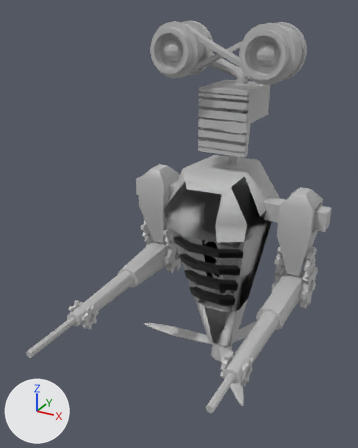
One commit to the FBX model Awesome-GGJ-2014-Game/Assets/Models/Characters/Mecha.fbx: the scene before it, then after it.
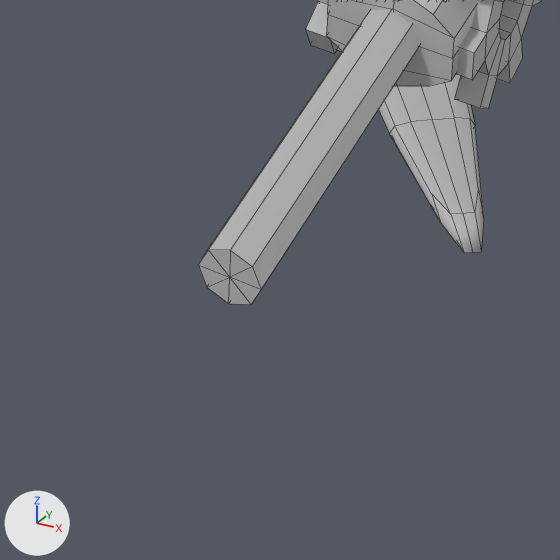
The first picture shows the older version from a 50 mm camera at (0.0781, -0.176, 0.0152) aimed at (-0.0089, -0.0178, -0.0639). The close-ups show both versions on the part from 50% to 71% of the width and 83% to 100% of the height of that picture; other places that the commit changed are outside them. The lights are fixed; the arrows at lower left show +X, +Y and +Z. The close-ups show mesh edges as thin lines. Where no turn or scale is listed for an object, it has been applied to the vertices.

The first close-up shows 'arm3.001', 'polySurface21.001', 'polySurface22.001', 'propeller2', 'weaponTip.001'.
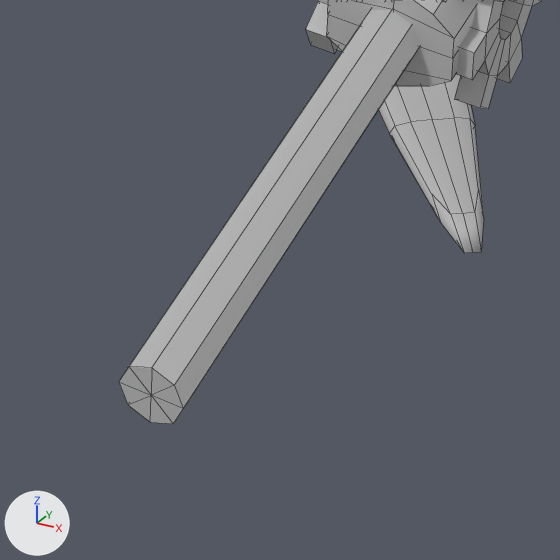
Where the change shows, as pixel boxes (x1, y1, x2, y2) in the close-ups (560 x 560 px):
'weaponTip.001', moved
    before: (198, 10, 420, 305)
    after: (119, 10, 420, 424)

The change, as a diff of the scene's bpy script:
```diff
--- a/Awesome-GGJ-2014-Game/Assets/Models/Characters/Mecha.fbx.py
+++ b/Awesome-GGJ-2014-Game/Assets/Models/Characters/Mecha.fbx.py
@@ ob_weapontip_001 @@
 ob_weapontip_001.parent = ob_arm3_001
-ob_weapontip_001.location = (-3.365, -9.431, 3.444)
+ob_weapontip_001.location = (-3.365, -9.431, 4.148)
```
